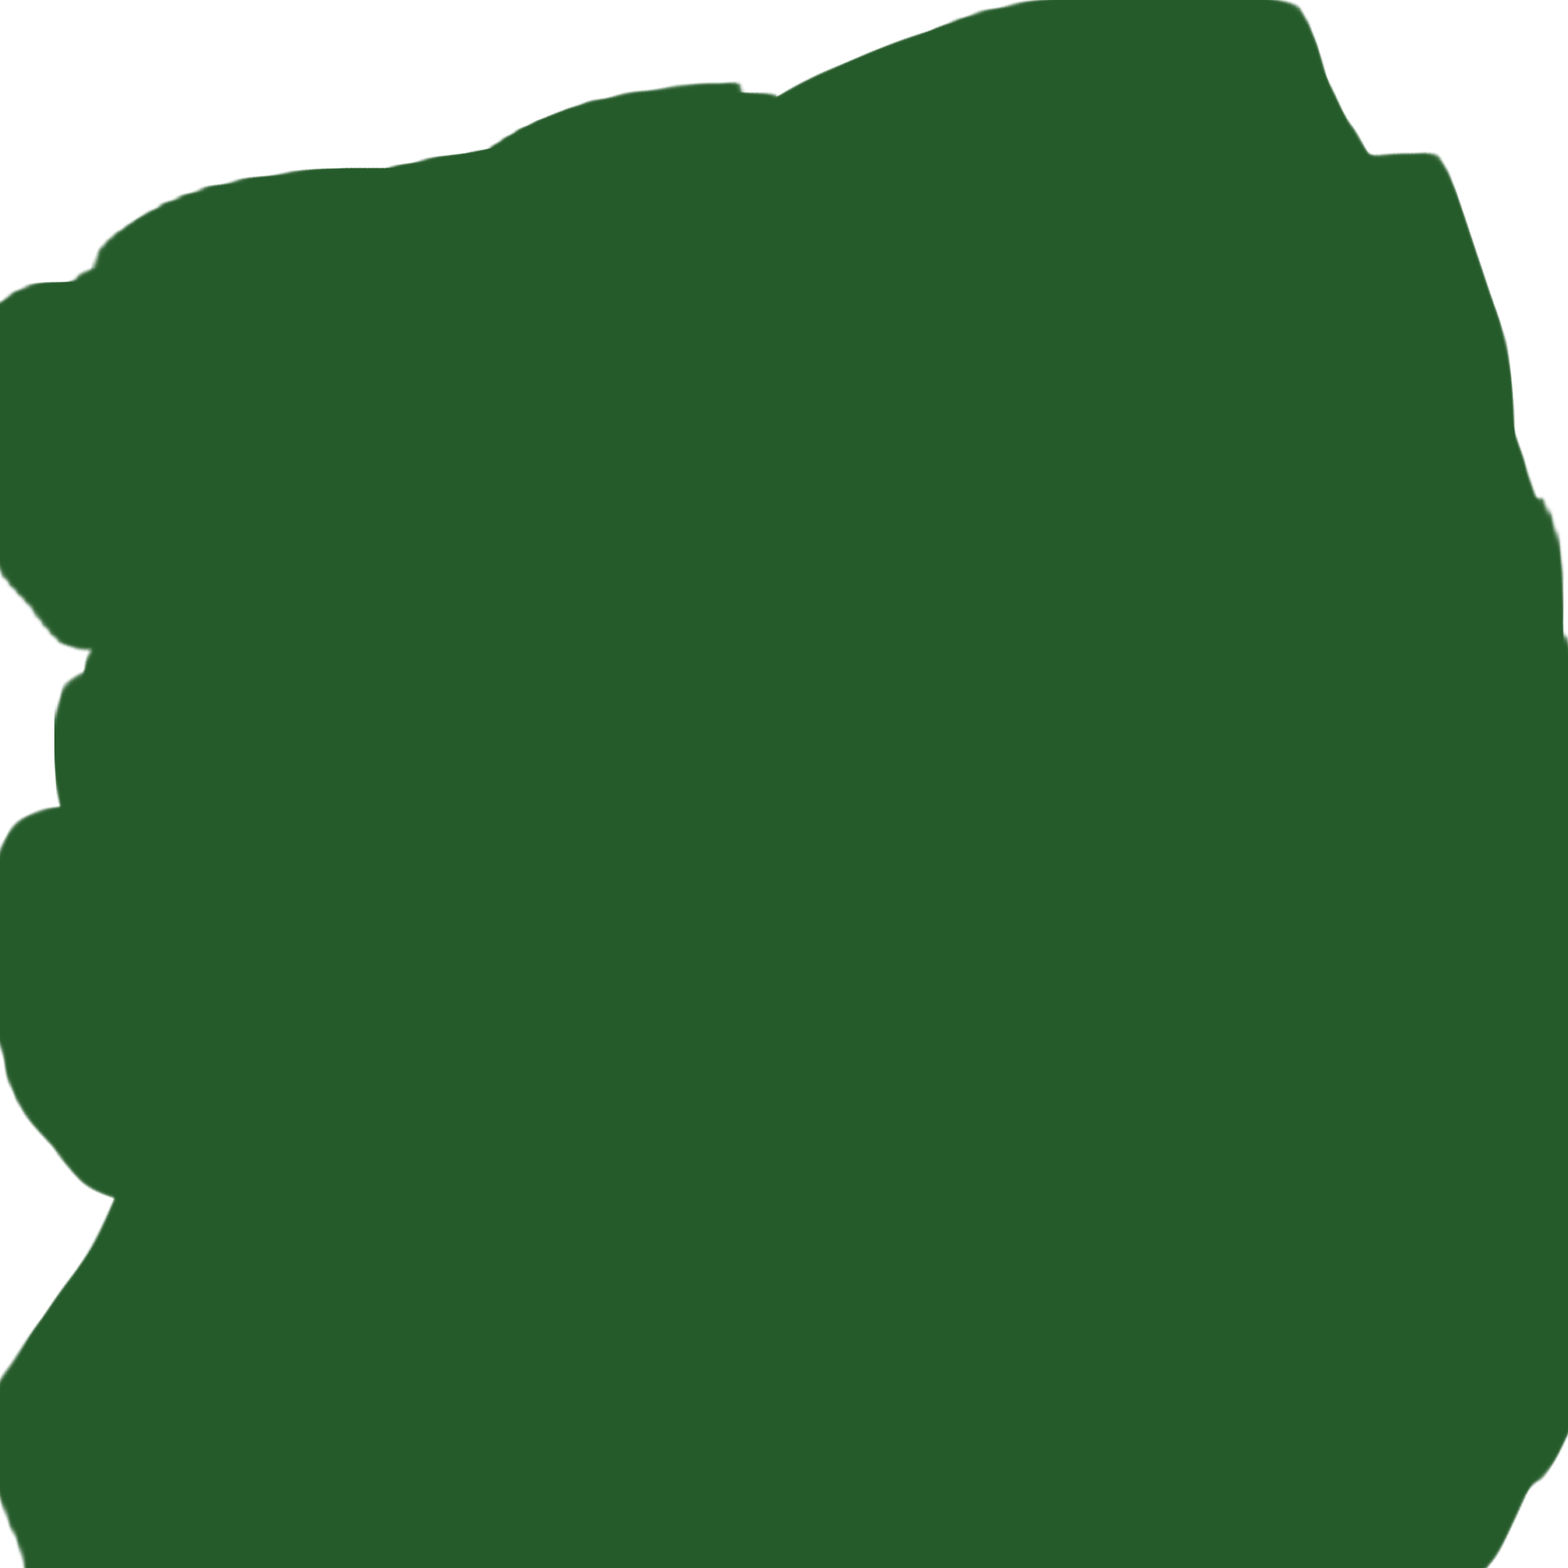
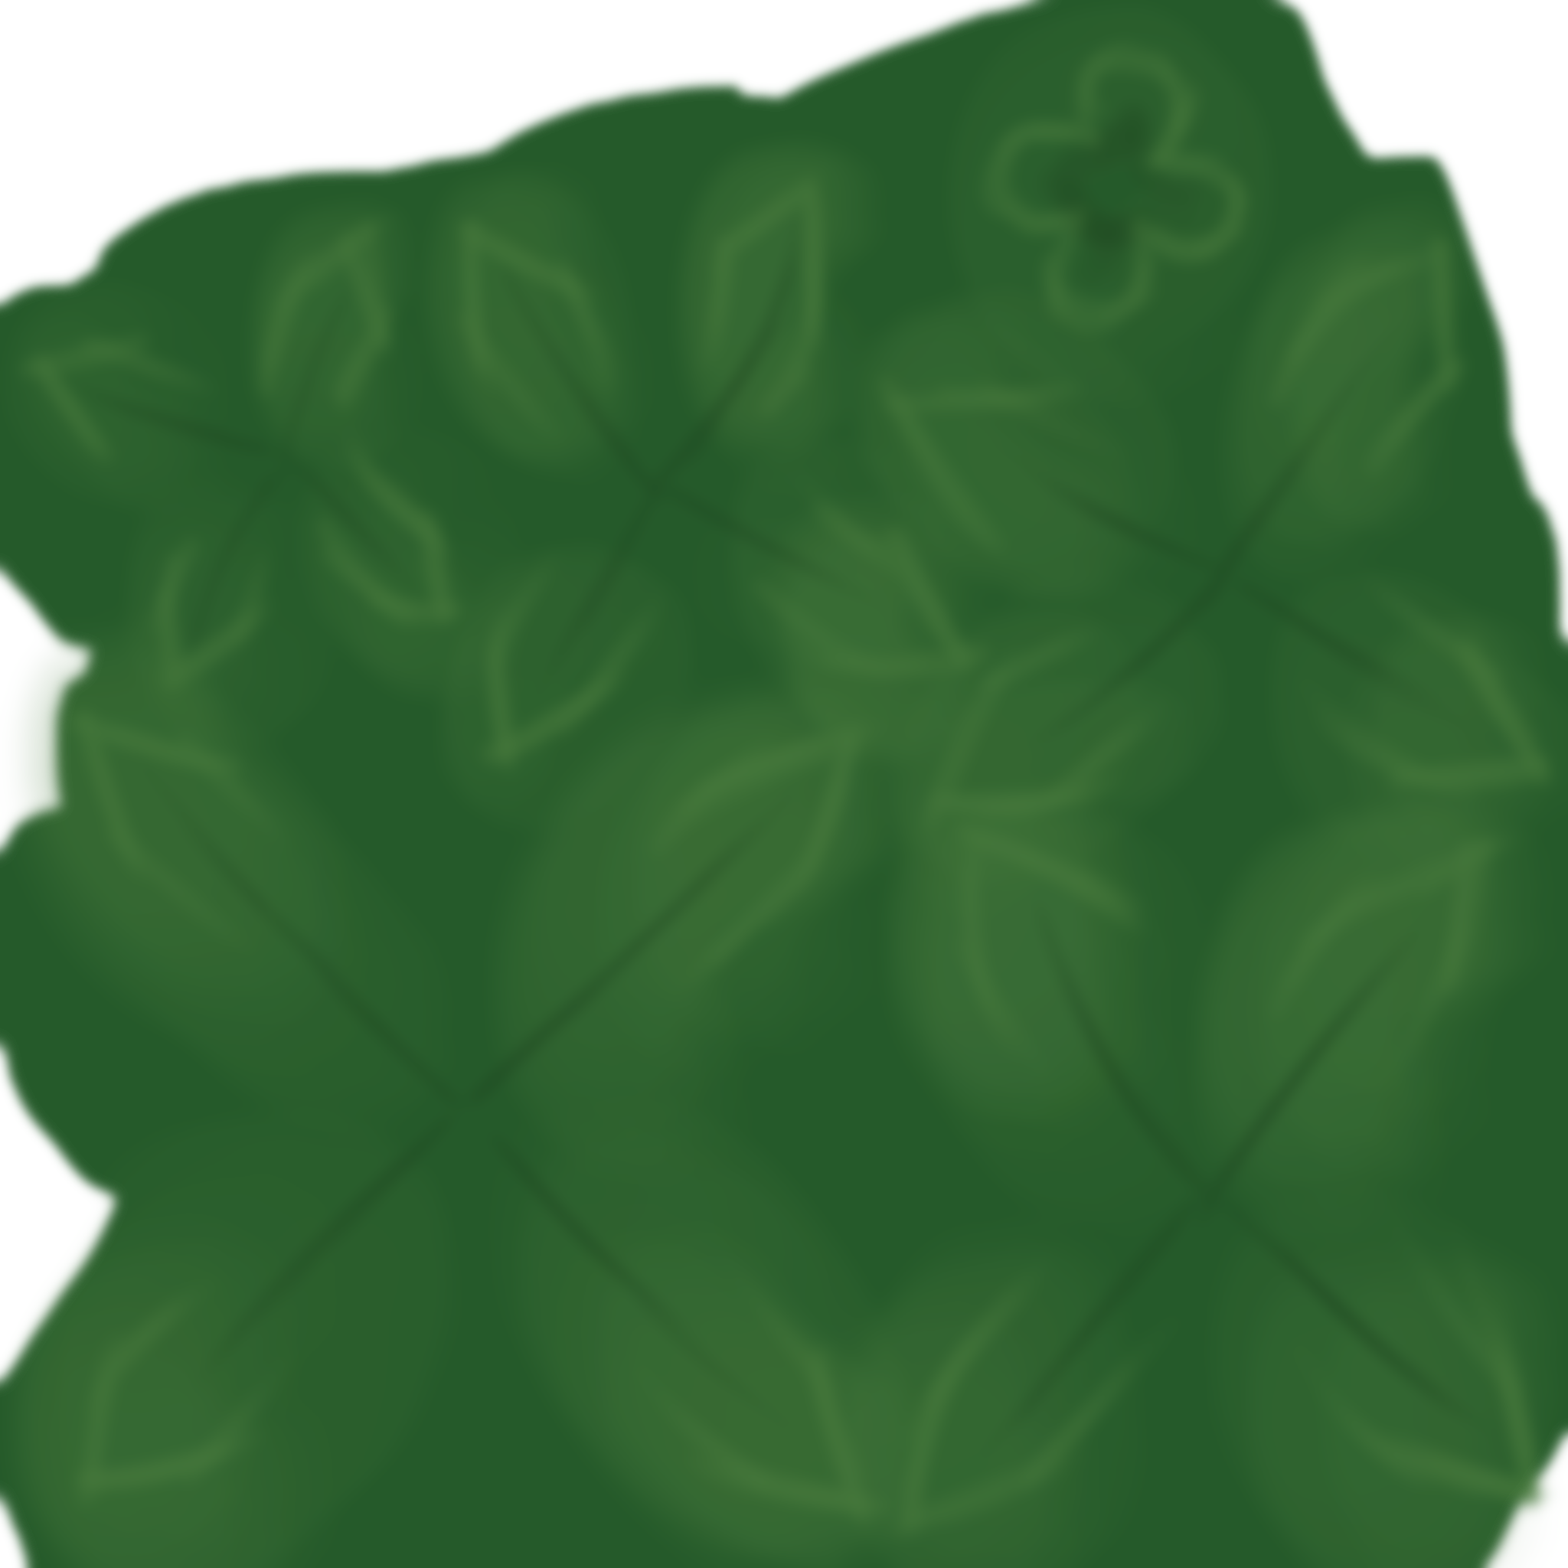
The second 1568px x 1568px image is a revision of the first. Changes to its layers:
painted on "Layer 1" over box(0, 0, 1568, 1568)